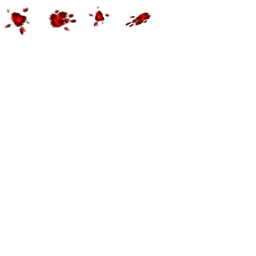
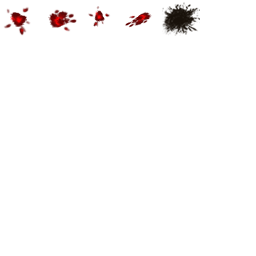
Two versions of the same layered image (256 x 256). Layer-by-layer changes:
painted on "Layer 1" over [162, 2, 200, 36]
